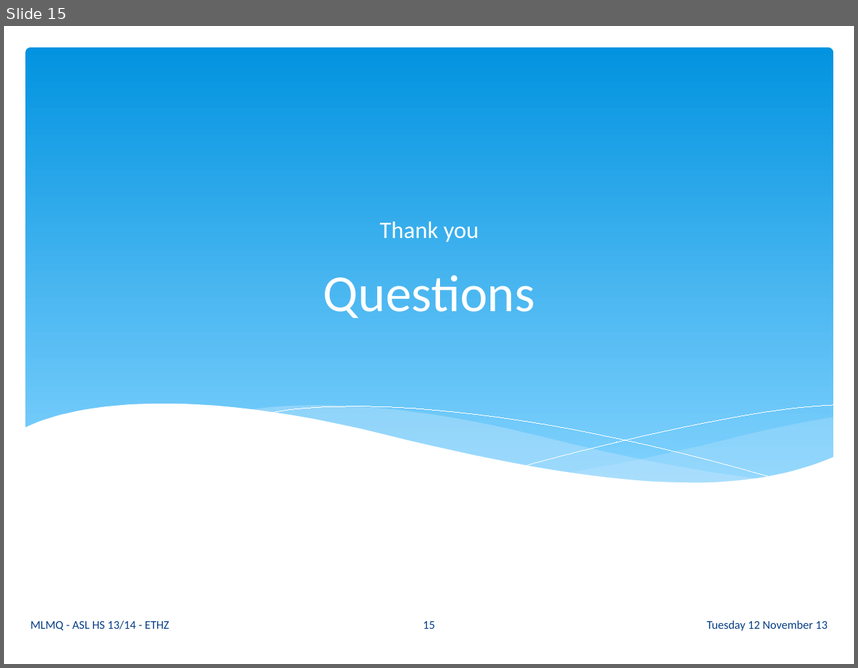
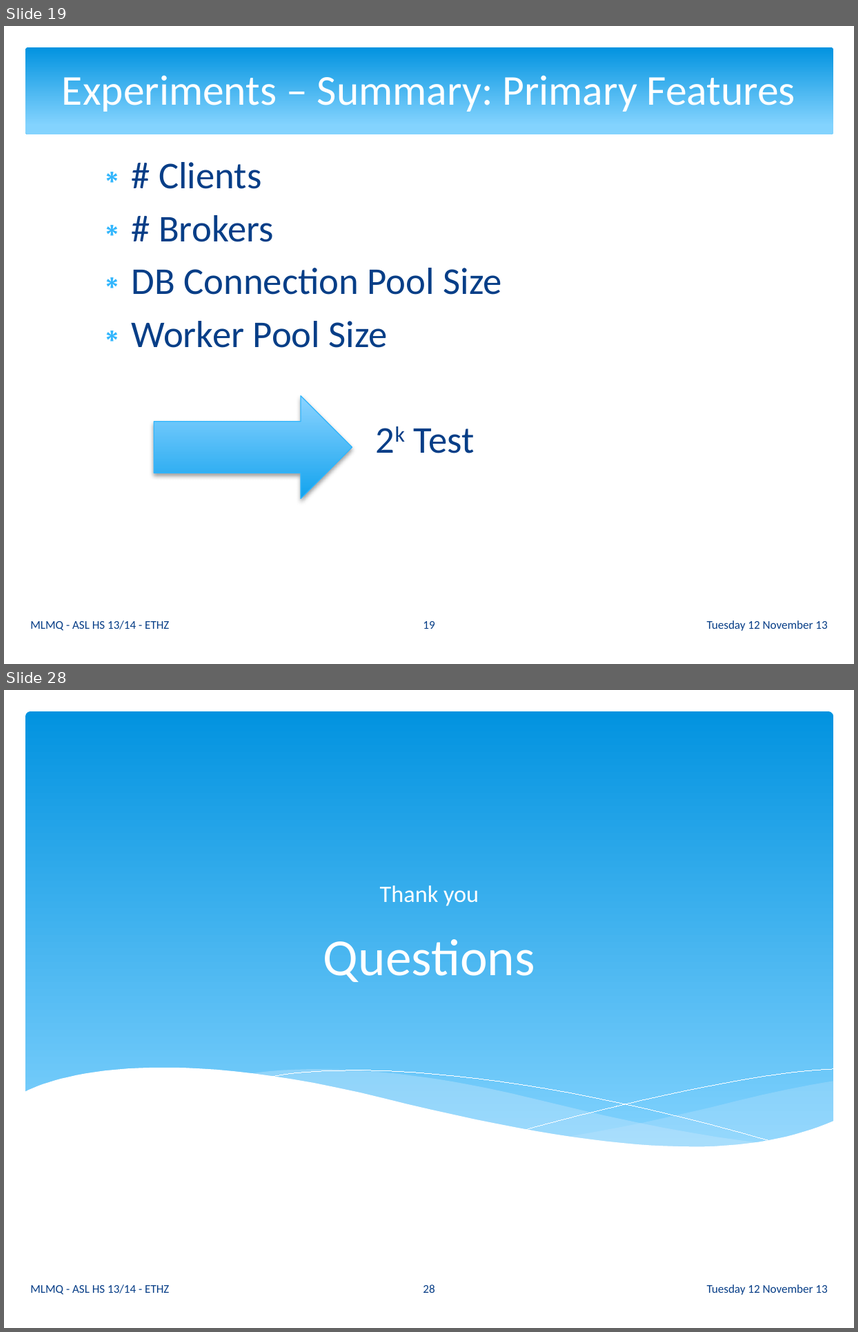
Before and after one commit to ganzm/AdvancedSystemsLab2013, a slide deck: doc/presentations/03 Milestone Presentation/mlmq.pptx. Shown one above the other, each under a label of ours: slide 15 before the commit, slides 19 and 28 after it; the slides between them are not shown. The pictures are 858x668 and 858x1332 pixels, drawn with LibreOffice and Linux fonts; fonts in the diff are those of the drawing. Boxes give left, top, right and bottom in pixels: in the first picture for what was removed or moved away, otherwise in the second. Text is boxed around its words. In the diff, an @@ line names an element or a change of style, - is before the commit and + after.

```diff
--- a/doc/presentations/03 Milestone Presentation/mlmq.pptx
+++ b/doc/presentations/03 Milestone Presentation/mlmq.pptx
@@ slide 19 added at <box>4,26,854,664</box>, background #FFFFFF @@
@@ rounded rectangle added at <box>25,47,833,134</box>, fill gradient #0293E0 to #83D3FE @@
@@ title added at <box>62,69,795,112</box>, 36 pt, text #FFFFFF @@
+Experiments – Summary: Primary Features
@@ text added at <box>132,162,502,453</box>, 32 pt, text #073E87 @@
+∗ # Clients
+∗ # Brokers
+∗ DB Connection Pool Size
+∗ Worker Pool Size
+2k Test
@@ right arrow added at <box>154,396,352,499</box>, fill gradient #8CD3FF to #14A2EF, outline #31B6FD 0.75 pt @@
@@ text added at <box>30,620,169,630</box>, 10 pt, text #073E87 @@
+MLMQ - ASL HS 13/14 - ETHZ
@@ page number added at <box>423,621,435,628</box>, 10 pt, text #073E87 @@
+19
@@ text added at <box>707,620,827,630</box>, 10 pt, text #073E87 @@
+Tuesday 12 November 13
@@ what was slide 15 is now slide 28 @@
@@ page number at <box>423,1284,435,1292</box>: text changed @@
-15
+28
```
Also in this commit, not shown: 9 slides changed, 12 other slides added.
